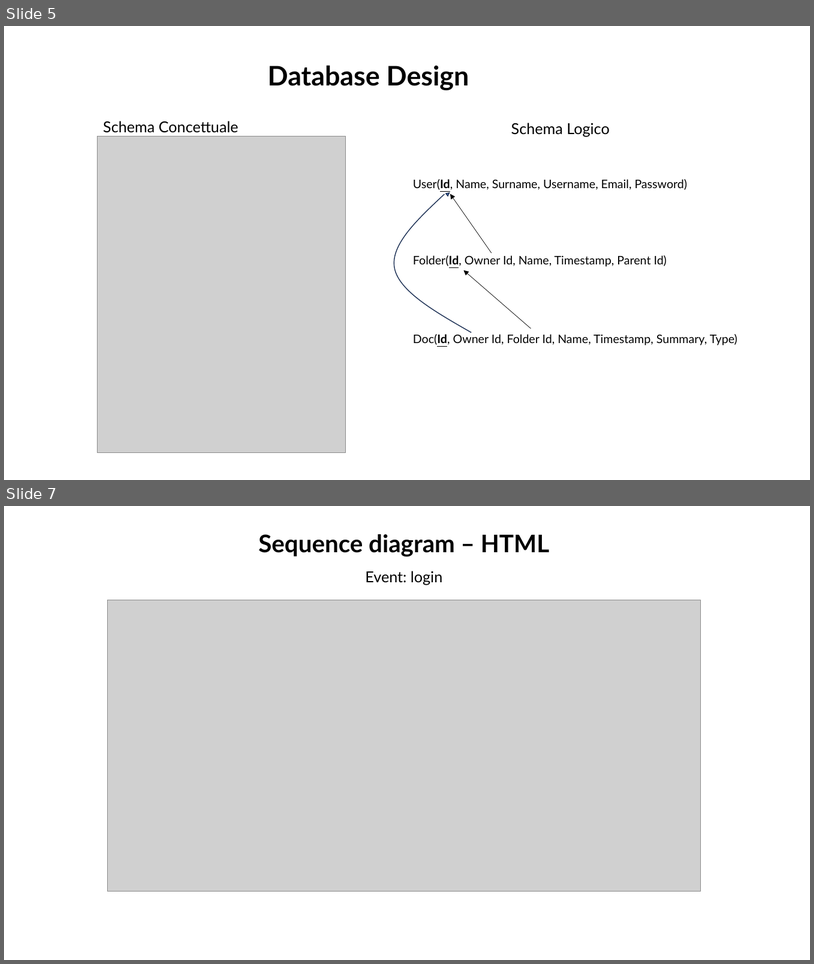
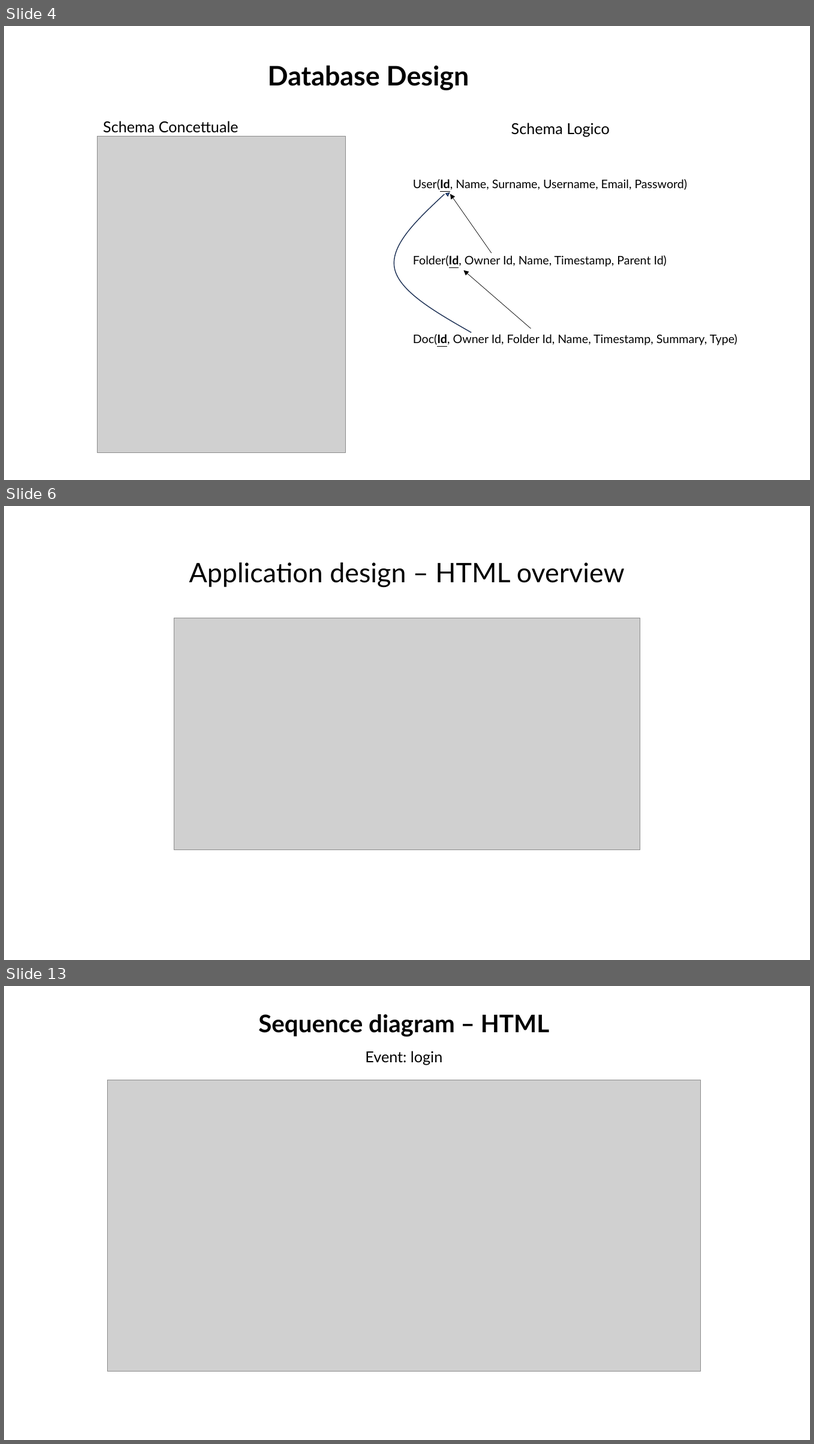
Before and after one commit to MattiaBelfiore/Tiw, a slide deck: Documentazione.pptx. Shown one above the other, each under a label of ours: slides 5 and 7 before the commit, slides 4, 6 and 13 after it; the slides between them are not shown. The pictures are 814x964 and 814x1444 pixels, drawn with LibreOffice and Linux fonts; fonts in the diff are those of the drawing; grey boxes stand for pictures. Boxes give left, top, right and bottom in pixels: in the first picture for what was removed or moved away, otherwise in the second. Text is boxed around its words. In the diff, an @@ line names an element or a change of style, - is before the commit and + after.

```diff
--- a/Documentazione.pptx
+++ b/Documentazione.pptx
@@ slide 6 added at <box>4,506,810,960</box>, background #FFFFFF @@
@@ title added at <box>189,562,625,588</box>, 32 pt, text #000000 @@
+Application design – HTML overview
@@ picture added at <box>174,618,641,850</box> @@
@@ what was slide 5 is now slide 4 @@
@@ what was slide 7 is now slide 13 @@
```
Also in this commit, not shown: 2 slides changed, 7 other slides added, 1 slide removed, 4 other files.
